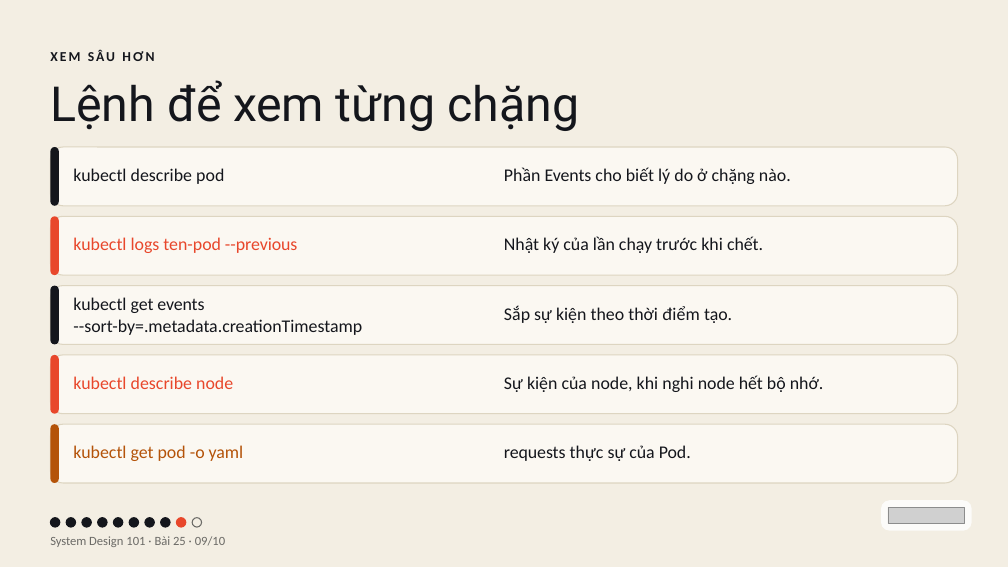
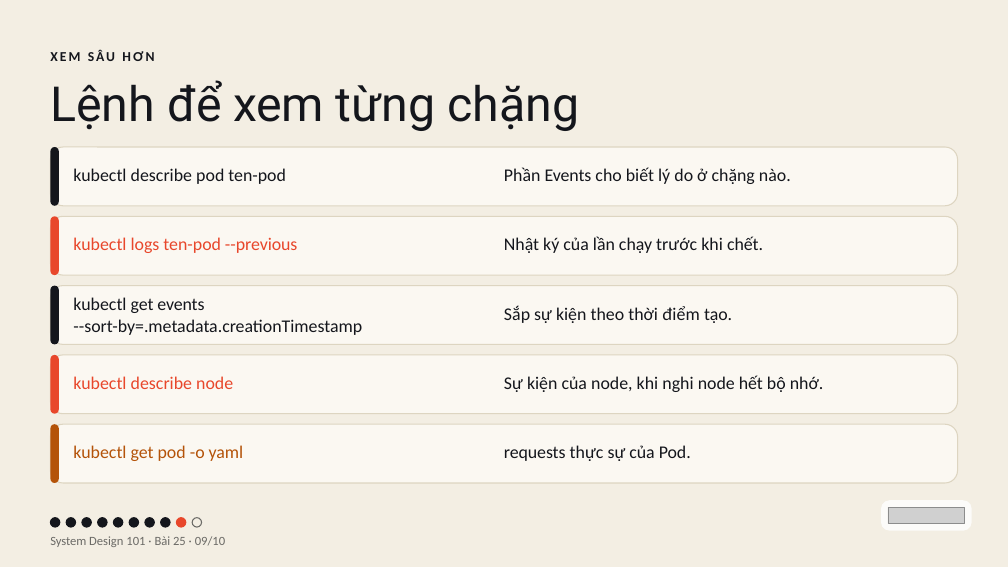
Before and after one commit to vohoailinh90/tool-marketing-studio, a slide deck: slide 9 of system-design-101/vi/lessons/sd-13-025/slides/sd-13-025.pptx. Drawn at 1008x567 pixels with LibreOffice and Linux fonts; fonts in the diff are those of the drawing; grey boxes stand for pictures. Boxes give left, top, right and bottom in pixels: in the first picture for what was removed or moved away, otherwise in the second. Text is boxed around its words. In the diff, an @@ line names an element or a change of style, - is before the commit and + after.

```diff
--- a/system-design-101/vi/lessons/sd-13-025/slides/sd-13-025.pptx
+++ b/system-design-101/vi/lessons/sd-13-025/slides/sd-13-025.pptx
@@ text at (73,168,286,184): text changed @@
-kubectl describe pod
+kubectl describe pod ten-pod
```
Also in this commit, not shown: 1 other file.
